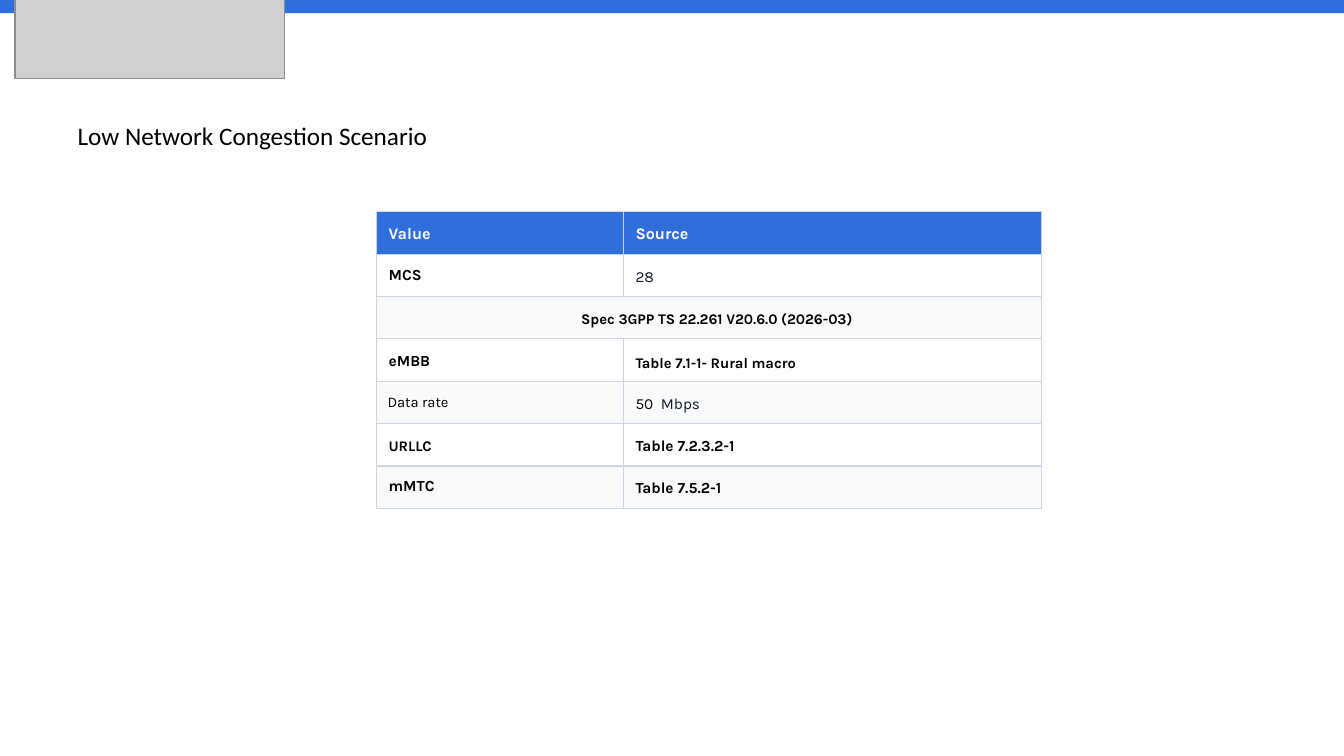
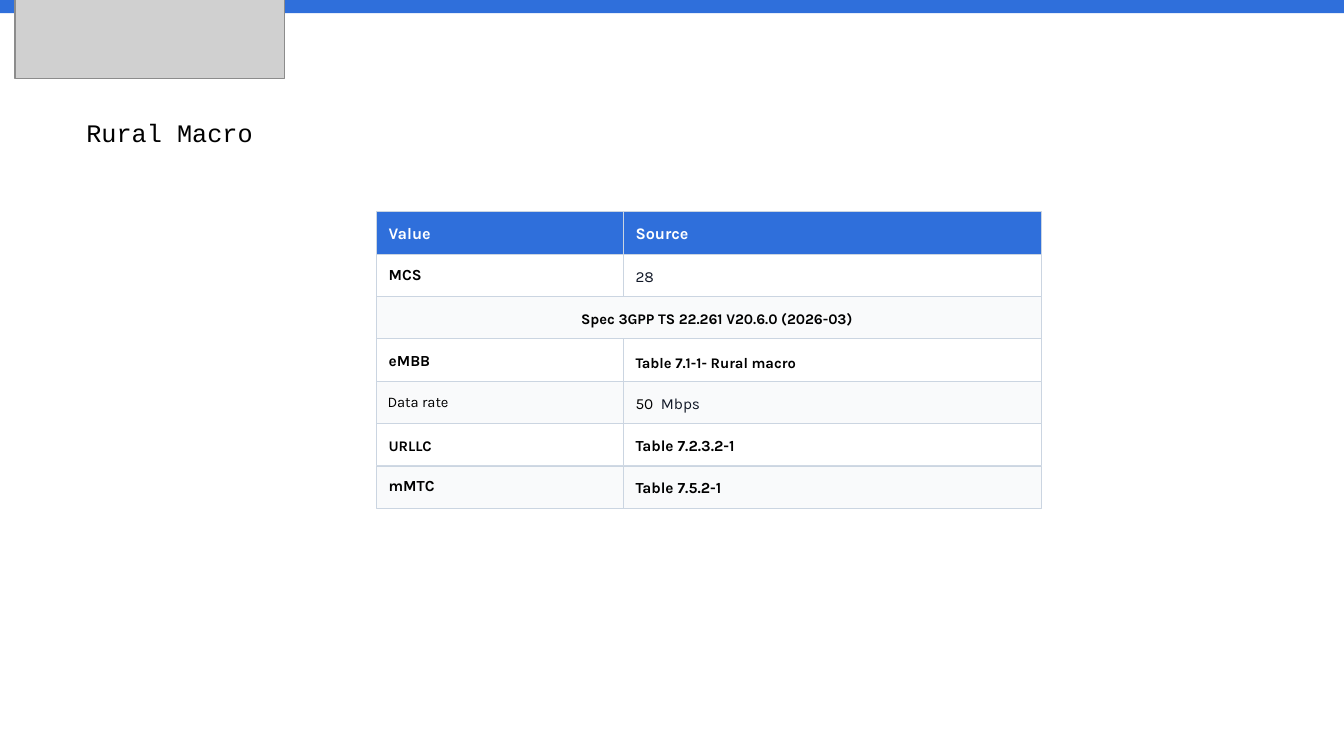
Before and after one commit to adnanrawas/tmf921-best-proposal-selection, a slide deck: slide 1 of slides/Multi_Objective_RAN_Slice_Optimization_and_TOPSIS_Ranking.pptx. Drawn at 1344x756 pixels with LibreOffice and Linux fonts; fonts in the diff are those of the drawing; grey boxes stand for pictures. Boxes give left, top, right and bottom in pixels: in the first picture for what was removed or moved away, otherwise in the second. Text is boxed around its words. In the diff, an @@ line names an element or a change of style, - is before the commit and + after.

Commit message:
Rural Macro | MCS 18 emb

```diff
--- a/slides/Multi_Objective_RAN_Slice_Optimization_and_TOPSIS_Ranking.pptx
+++ b/slides/Multi_Objective_RAN_Slice_Optimization_and_TOPSIS_Ranking.pptx
@@ text removed at [78,127,427,150] @@
-Low Network Congestion Scenario
@@ text added at [86,124,253,143], 18 pt, text #000000 @@
+Rural Macro
```
Also in this commit, not shown: 3 slides added, 30 other files.
